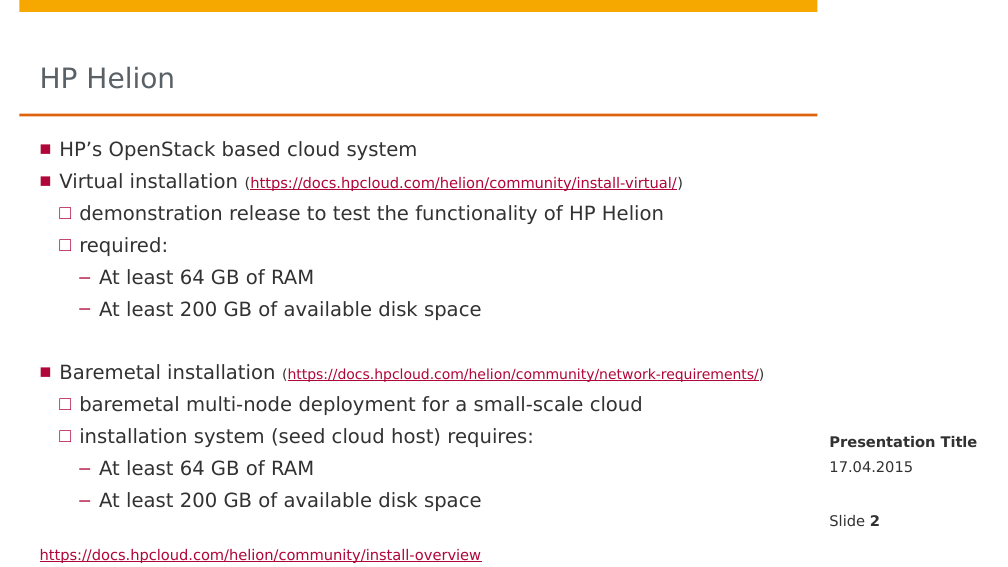
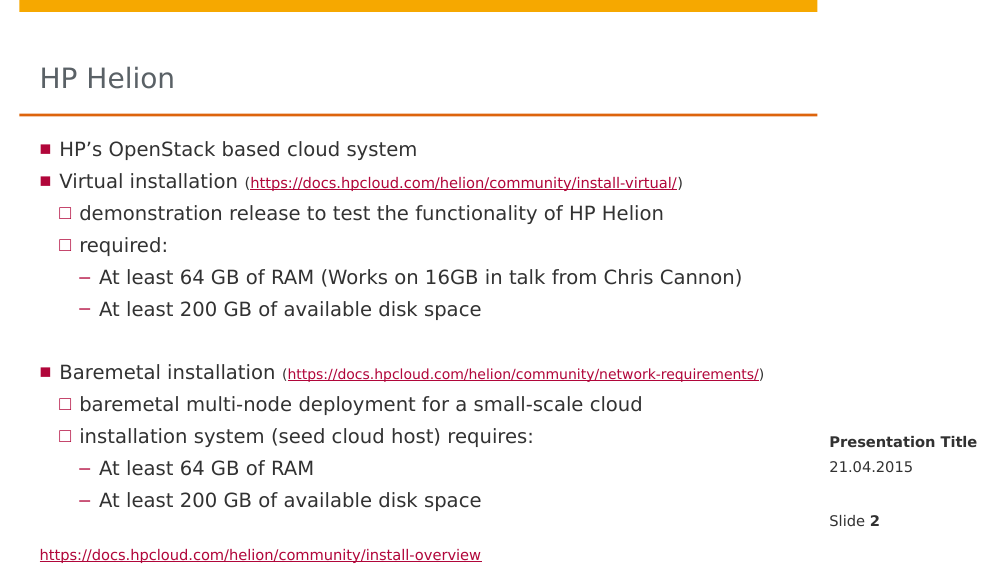
Before and after one commit to MasterprojectOpenStack2015/presentations, a slide deck: slide 2 of 01 Erste Woche.pptx. Drawn at 1008x567 pixels with LibreOffice and Linux fonts; fonts in the diff are those of the drawing; background and template pictures are left out. Boxes give left, top, right and bottom in pixels: in the first picture for what was removed or moved away, otherwise in the second. Text is boxed around its words. In the diff, an @@ line names an element or a change of style, - is before the commit and + after.

```diff
--- a/01 Erste Woche.pptx
+++ b/01 Erste Woche.pptx
@@ text at bbox=[99, 269, 743, 287]: text changed @@
-    – At least 64 GB of RAM
+    – At least 64 GB of RAM (Works on 16GB in talk from Chris Cannon)
@@ text at bbox=[829, 461, 913, 472]: text changed @@
-17.04.2015
+21.04.2015
```
Also in this commit, not shown: 3 other slides changed, 1 slide added.
